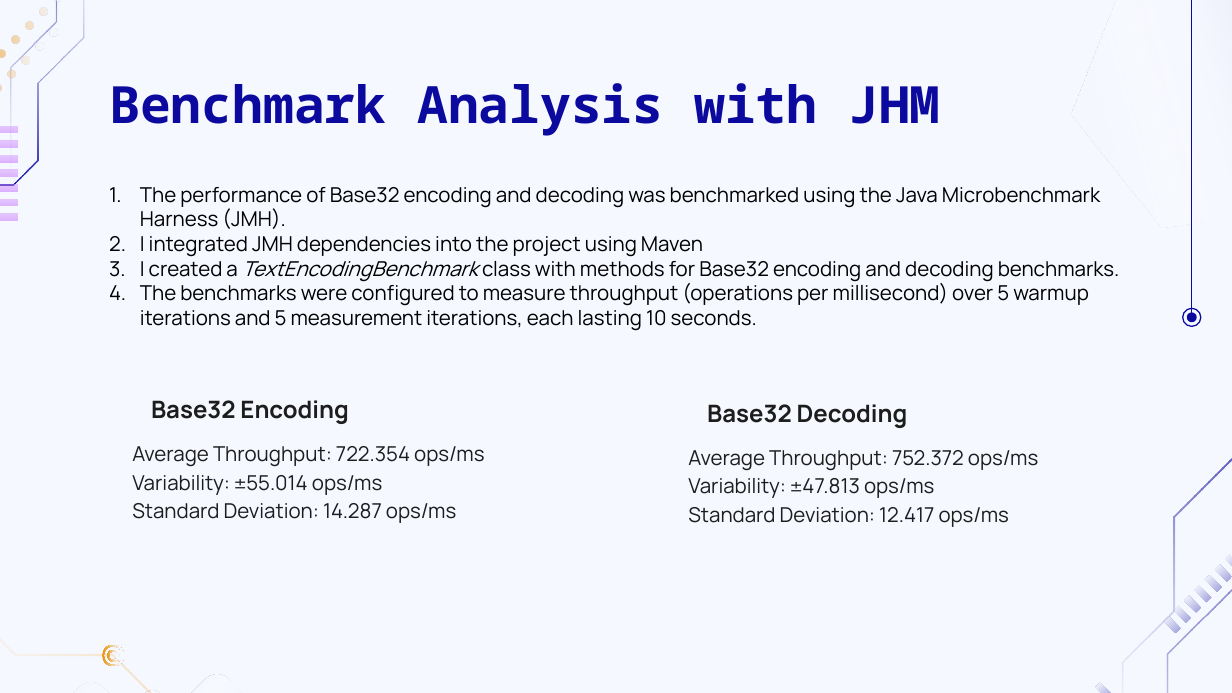
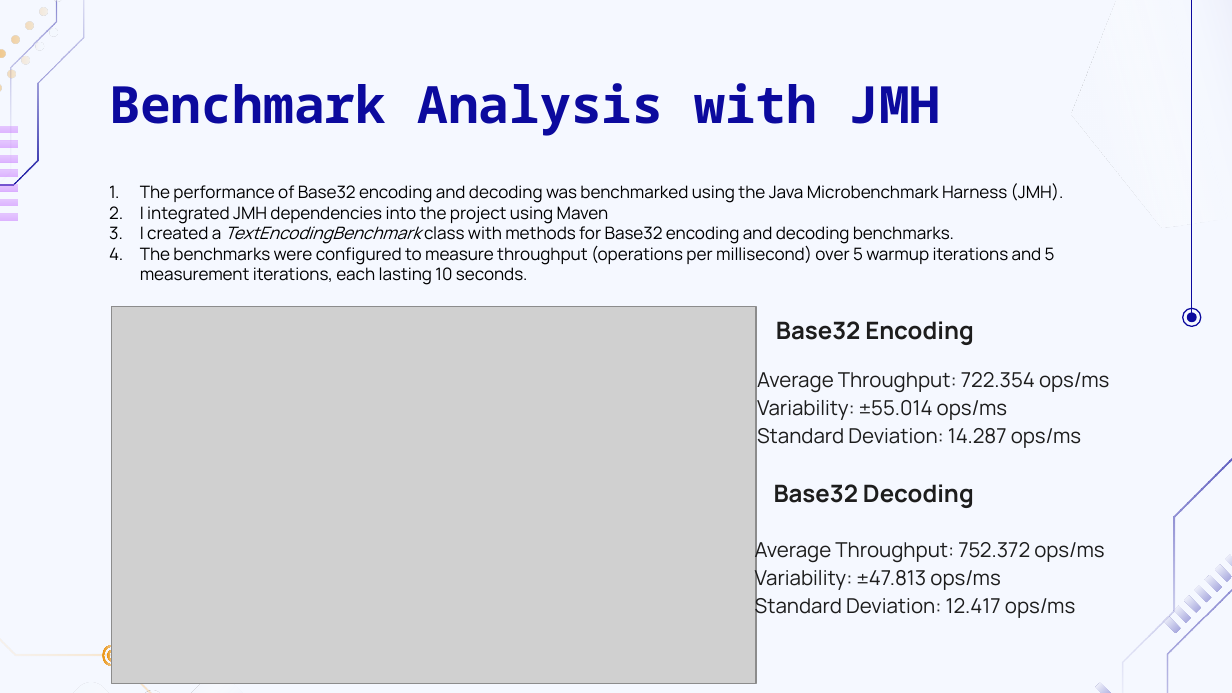
Before and after one commit to kingshowa/commons-codec, a slide deck: slide 9 of Presentation.pptx. Drawn at 1232x693 pixels with LibreOffice and Linux fonts; fonts in the diff are those of the drawing; grey boxes stand for pictures; background and template pictures are left out. Boxes give left, top, right and bottom in pixels: in the first picture for what was removed or moved away, otherwise in the second. Text is boxed around its words. In the diff, an @@ line names an element or a change of style, - is before the commit and + after.

```diff
--- a/Presentation.pptx
+++ b/Presentation.pptx
@@ title at (109,83,940,136): text changed @@
-Benchmark Analysis with JHM
+Benchmark Analysis with JMH
@@ text "The performance of Base32 encoding ..." at (140,183,1064,285): size 12 to 10 pt @@
@@ picture added at (111,307,755,684) @@
@@ subtitle "Base32 Encoding" at (776,321,973,345): bold on; indent changed @@
@@ subtitle "Base32 Encoding": place and size @@
-subtitle "Base32 Encoding" at (151,400,348,424)
+subtitle "Base32 Encoding" at (776,321,973,345)
@@ subtitle "Average Throughput: 722.354 ops/ms": place and size @@
-subtitle "Average Throughput: 722.354 ops/ms" at (132,446,484,523)
+subtitle "Average Throughput: 722.354 ops/ms" at (757,372,1109,448)
@@ subtitle "Base32 Decoding": place and size @@
-subtitle "Base32 Decoding" at (707,404,908,428)
+subtitle "Base32 Decoding" at (774,484,974,508)
@@ subtitle "Base32 Decoding" at (774,484,974,508): bold on; indent changed @@
@@ subtitle "Average Throughput: 752.372 ops/ms" rewrapped from (688,450,1038,527) to (755,537,1104,620) @@
```
